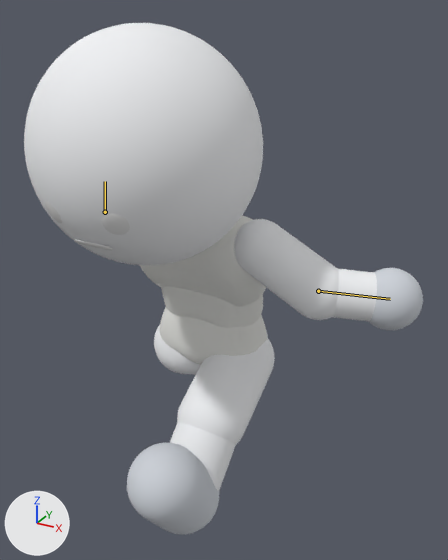
The Blender file Chibi/Chibi_Rigged.blend, before and after one commit.
Camera for both pictures: a camera (50 mm lens) standing at (0.965, -1.672, 1.86) and looking at (0.063, -0.032, 1.04). Arrows for +X, +Y and +Z are at lower left; the lights stay in place. The older version comes first. Both versions are drawn at frame 5 of the action 'CHASE_Leap'; the numbers are the values there. The bones that change are drawn over the model as lines.

The first picture shows 'face_vis', 'foot_left_vis', 'hand_left_vis', 'head_vis', 'lower_arm_left_vis', 'pelvis_geom_vis', 'shin_left_vis', 'spine_geom_vis', 'thigh_left_vis', 'thigh_right_vis', 'torso_geom_vis', 'upper_arm_left_vis'.
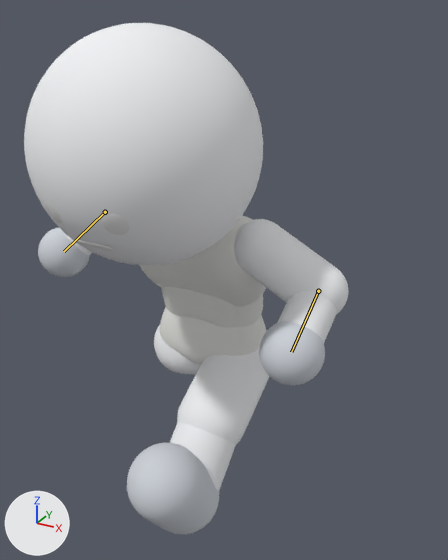
Where the change shows, as pixel boxes (x1, y1, x2, y2) in the pictures (448 x 560 px):
'hand_left_vis', posed: before (368, 268, 423, 330); after (259, 321, 325, 385)
'lower_arm_left_vis', posed: before (333, 268, 377, 321); after (277, 291, 337, 343)
'hand_right_vis', posed (not visible before): after (38, 227, 90, 277)
'lower_arm_right_vis', posed (not visible before): after (63, 232, 93, 255)
bone 'lower_arm_left', root to tip: before (318, 291) to (390, 299); after (318, 291) to (291, 352)
bone 'lower_arm_right', root to tip: before (105, 212) to (105, 181); after (105, 212) to (64, 251)

The change in detail:
Bone 'lower_arm_left' (bone_lower_arm_left) turns from (0, 0, 34) to (0, 0, -74) degrees about its own x, y and z.
Bone 'lower_arm_right' (bone_lower_arm_right) turns from (0, 0, 34) to (0, 0, -74) degrees about its own x, y and z.
